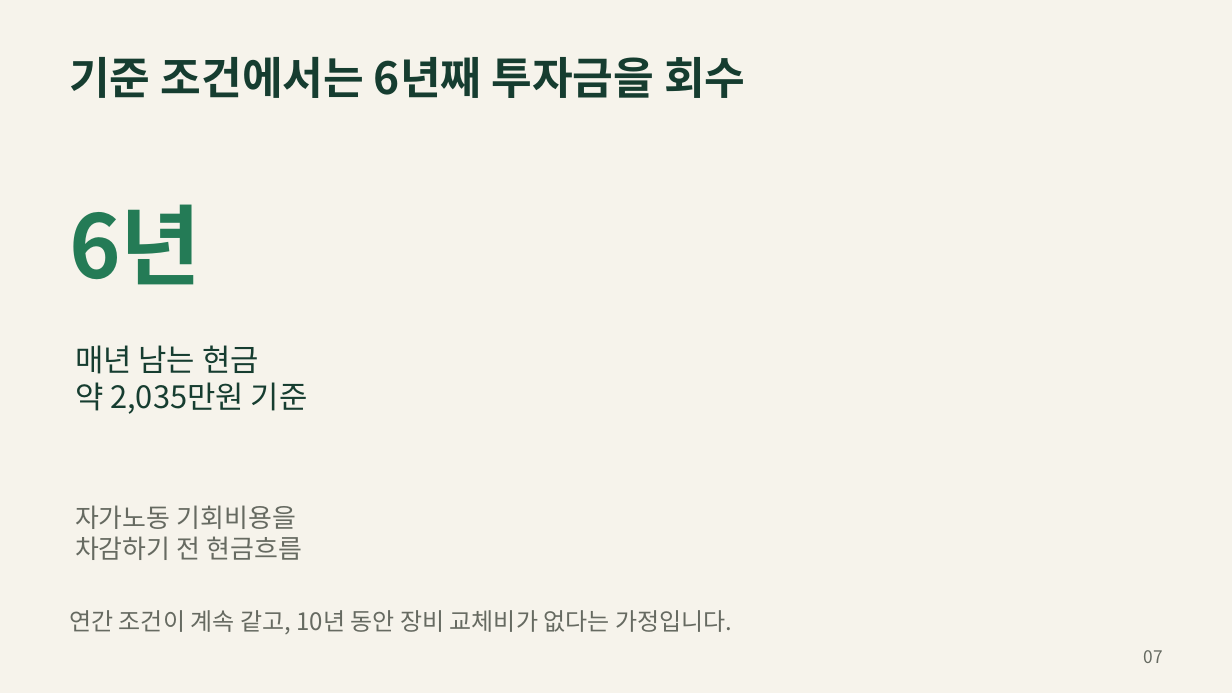
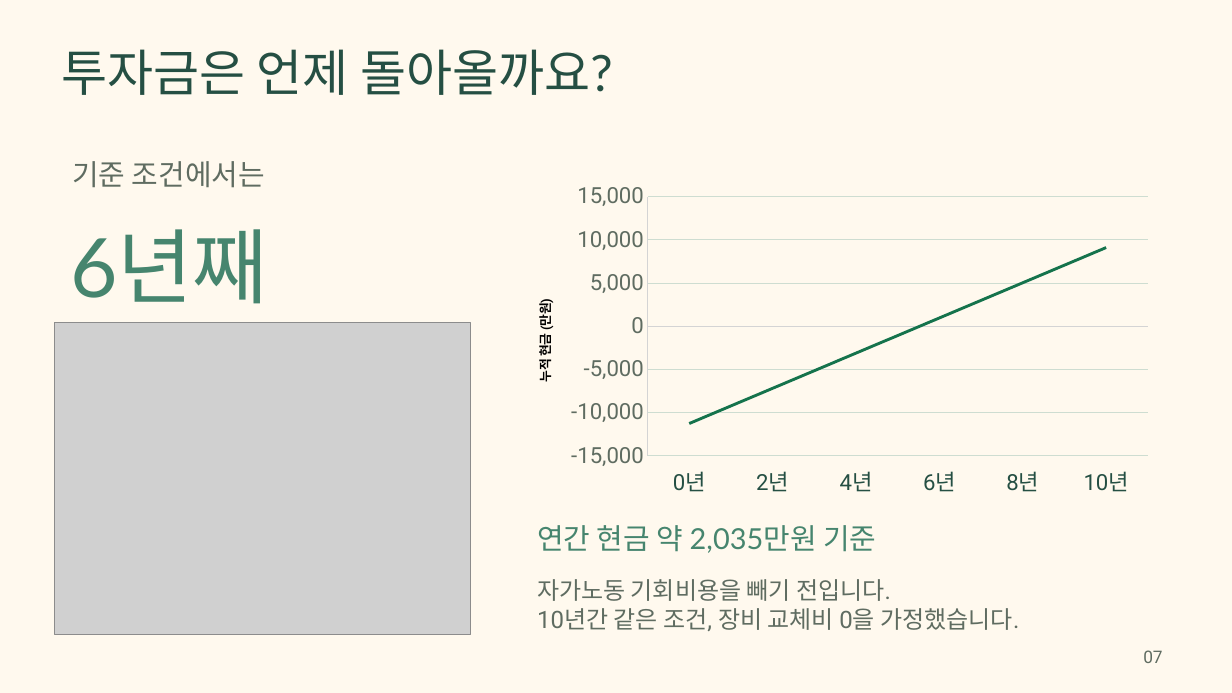
Before and after one commit to jinuk0211/smartfarm-adoption, a slide deck: slide 7 of presentation/smartfarm_proposal.pptx. Drawn at 1232x693 pixels with LibreOffice and Linux fonts; fonts in the diff are those of the drawing; grey boxes stand for pictures. Boxes give left, top, right and bottom in pixels: in the first picture for what was removed or moved away, otherwise in the second. Text is boxed around its words. In the diff, an @@ line names an element or a change of style, - is before the commit and + after.

```diff
--- a/presentation/smartfarm_proposal.pptx
+++ b/presentation/smartfarm_proposal.pptx
@@ background #F6F3EB to #FFF9EE @@
@@ text added at [62,49,613,95], 39 pt, text #254F43 @@
+투자금은 언제 돌아올까요?
@@ text at [72,161,265,188]: text changed; size 34.5 to 22.5 pt; font Noto Sans CJK KR to Roboto; text colour #163D30 to #5F6C61; bold off @@
-기준 조건에서는 6년째 투자금을 회수
+기준 조건에서는
@@ line chart added at [516,177,1161,505] @@
+categories: 0년, 2년, 4년, 6년, 8년, 10년
+Series 1: -11300, -7200, -3100, 1000, 5000, 9100
@@ text removed at [69,204,201,285] @@
-6년
@@ text added at [70,229,268,304], 63.8 pt, text #46856E @@
+6년째
@@ picture added at [55,323,470,635] @@
@@ text removed at [75,505,302,560] @@
-자가노동 기회비용을
-차감하기 전 현금흐름
@@ text at [537,525,876,553]: text changed; size 24 to 22.5 pt; font Noto Sans CJK KR to Lato; text colour #163D30 to #46856E @@
-매년 남는 현금
-약 2,035만원 기준
+연간 현금 약 2,035만원 기준
@@ text added at [537,579,1019,631], 18.8 pt, text #5F6C61 @@
+자가노동 기회비용을 빼기 전입니다.
+10년간 같은 조건, 장비 교체비 0을 가정했습니다.
@@ text removed at [69,610,732,634] @@
-연간 조건이 계속 같고, 10년 동안 장비 교체비가 없다는 가정입니다.
@@ text "07" at [1143,650,1162,663]: font Noto Sans CJK KR to Roboto, text colour #666A61 to #5F6C61 @@
```
Also in this commit, not shown: 27 other slides changed, 20 other files.
